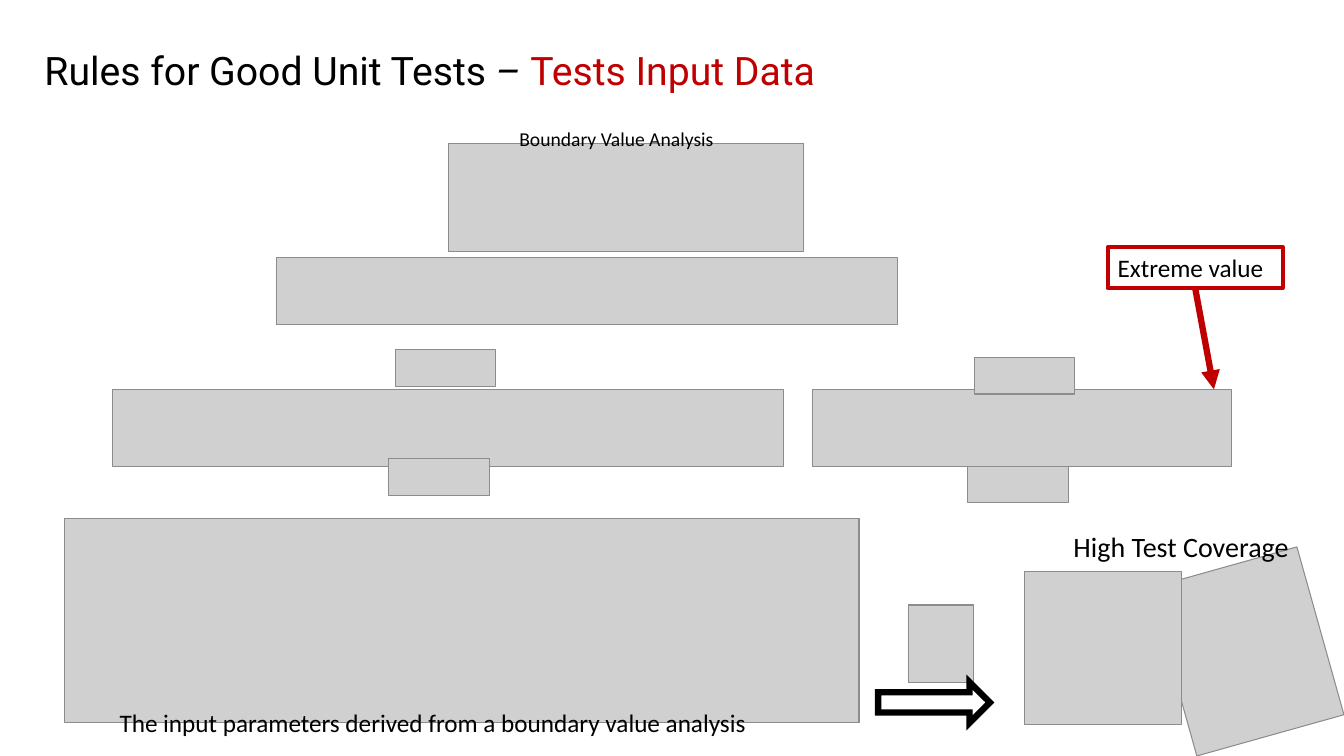
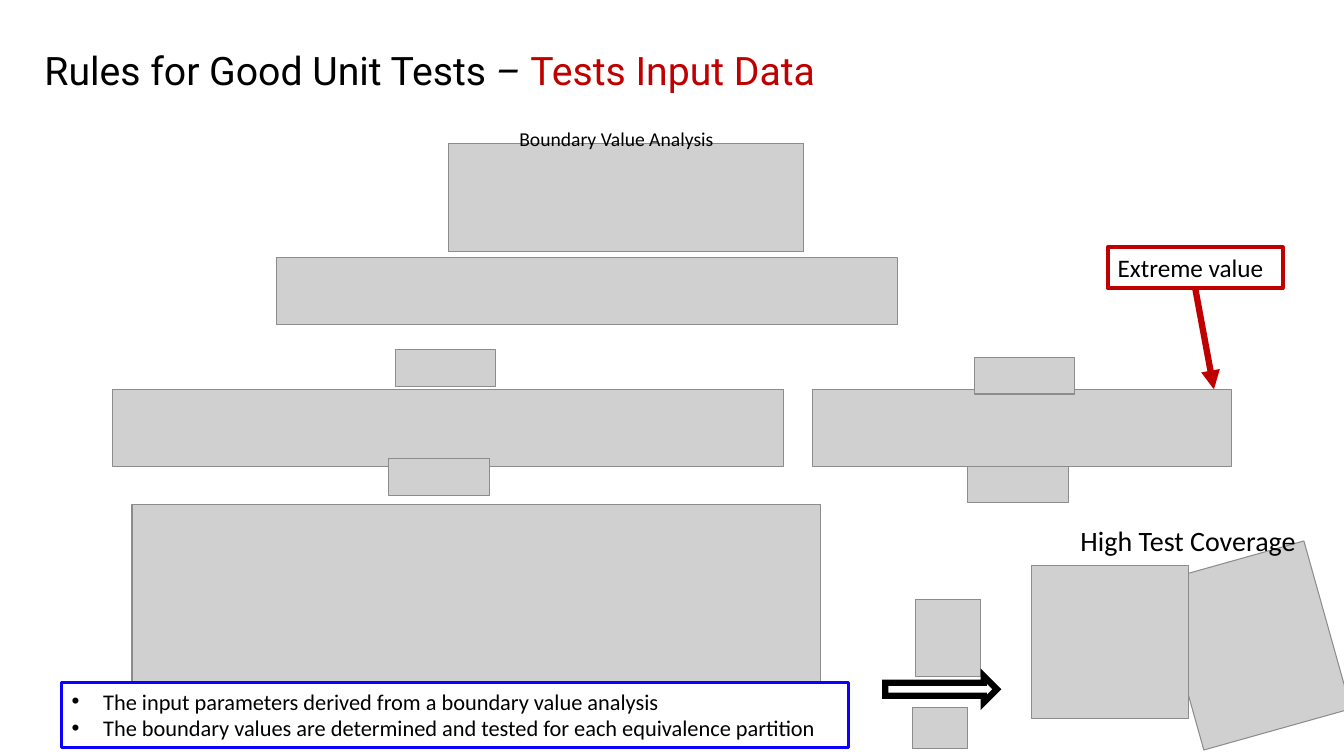
Before and after one commit to johnxu21/johnxu21.github.io, a slide deck: slide 22 of teaching/CS472/Timetable/Testing-2033-fall.pptx (slide 21 before the commit). Drawn at 1344x756 pixels with LibreOffice and Linux fonts; fonts in the diff are those of the drawing; grey boxes stand for pictures. Boxes give left, top, right and bottom in pixels: in the first picture for what was removed or moved away, otherwise in the second. Text is boxed around its words. In the diff, an @@ line names an element or a change of style, - is before the commit and + after.

```diff
--- a/teaching/CS472/Timetable/Testing-2033-fall.pptx
+++ b/teaching/CS472/Timetable/Testing-2033-fall.pptx
@@ picture resized from (x1=65, y1=518, x2=859, y2=723) to (x1=132, y1=505, x2=821, y2=683) @@
@@ 3 pictures, 1 text moved together from (x1=908, y1=537, x2=1344, y2=756) to (x1=915, y1=531, x2=1344, y2=750) @@
@@ rectangle "The input parameters derived from ..." resized from (x1=120, y1=714, x2=746, y2=739) to (x1=62, y1=683, x2=849, y2=747) @@
@@ rectangle "The input parameters derived from ..." at (x1=62, y1=683, x2=849, y2=747): outline none to #0C00FF 2.25 pt @@
@@ right arrow resized from (x1=878, y1=683, x2=990, y2=723) to (x1=885, y1=677, x2=997, y2=703) @@
@@ text in rectangle at (x1=103, y1=694, x2=658, y2=714): size 18 to 16 pt in "The input parameters derived from a boundary ..."; bullet none to • @@
@@ picture added at (x1=913, y1=708, x2=968, y2=749) @@
@@ text in rectangle at (x1=103, y1=720, x2=815, y2=740): paragraph added @@
+• The boundary values are determined and tested for each equivalence partition
```
Also in this commit, not shown: 5 other slides changed, 1 slide added, 5 slides removed, 2 other files.
